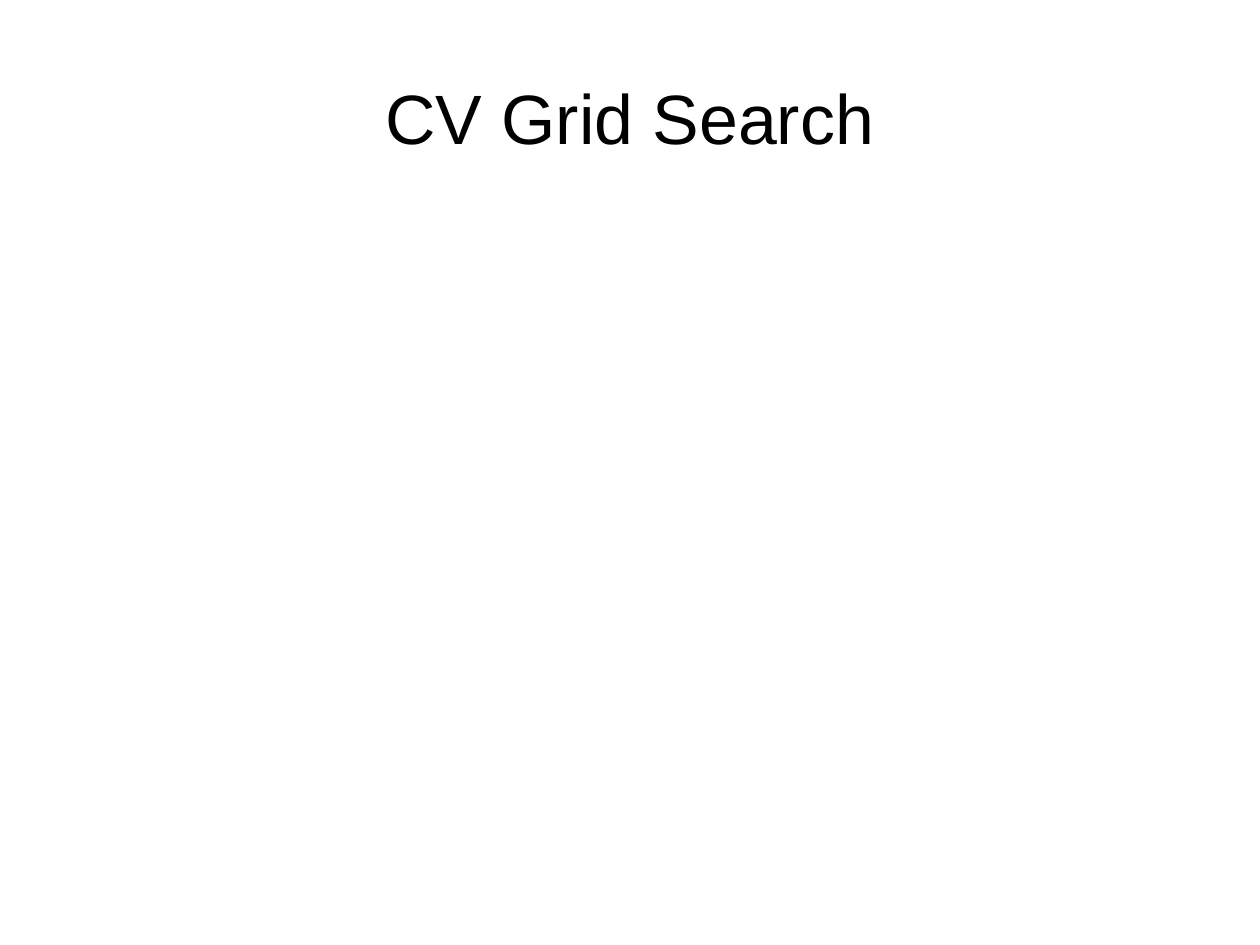
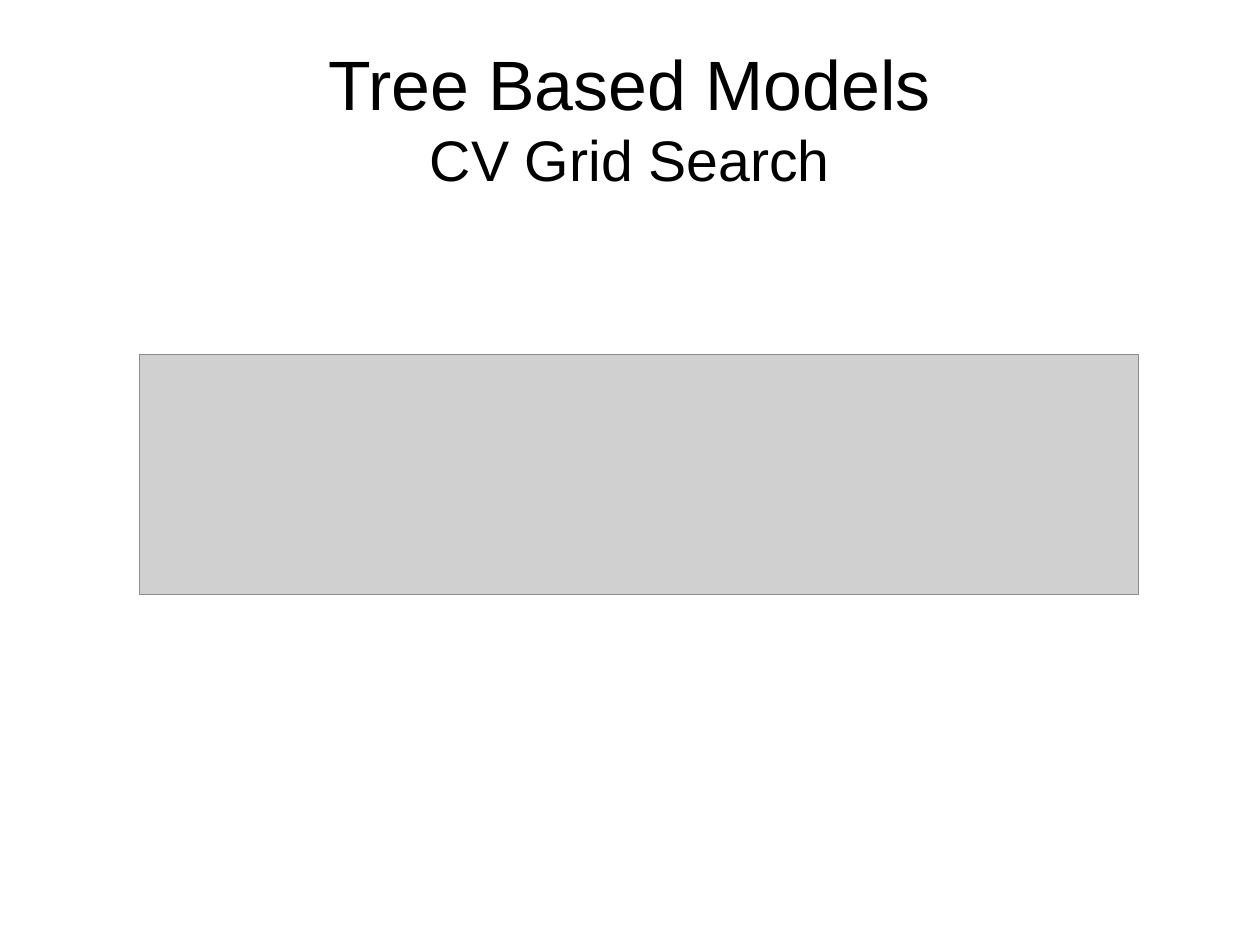
Before and after one commit to chun9men9/WIC_MLProject, a slide deck: slide 34 of Least Squares Presentation.pptx. Drawn at 1260x945 pixels with LibreOffice and Linux fonts; fonts in the diff are those of the drawing; grey boxes stand for pictures. Boxes give left, top, right and bottom in pixels: in the first picture for what was removed or moved away, otherwise in the second. Text is boxed around its words. In the diff, an @@ line names an element or a change of style, - is before the commit and + after.

```diff
--- a/Least Squares Presentation.pptx
+++ b/Least Squares Presentation.pptx
@@ text at [328, 59, 931, 111]: paragraph added @@
+Tree Based Models
@@ text at [430, 139, 830, 182]: size 44 to 36 pt in "CV Grid Search" @@
@@ picture added at [139, 354, 1139, 595] @@
```
Also in this commit, not shown: 17 other slides changed, 3 slides added, 1 slide removed.
